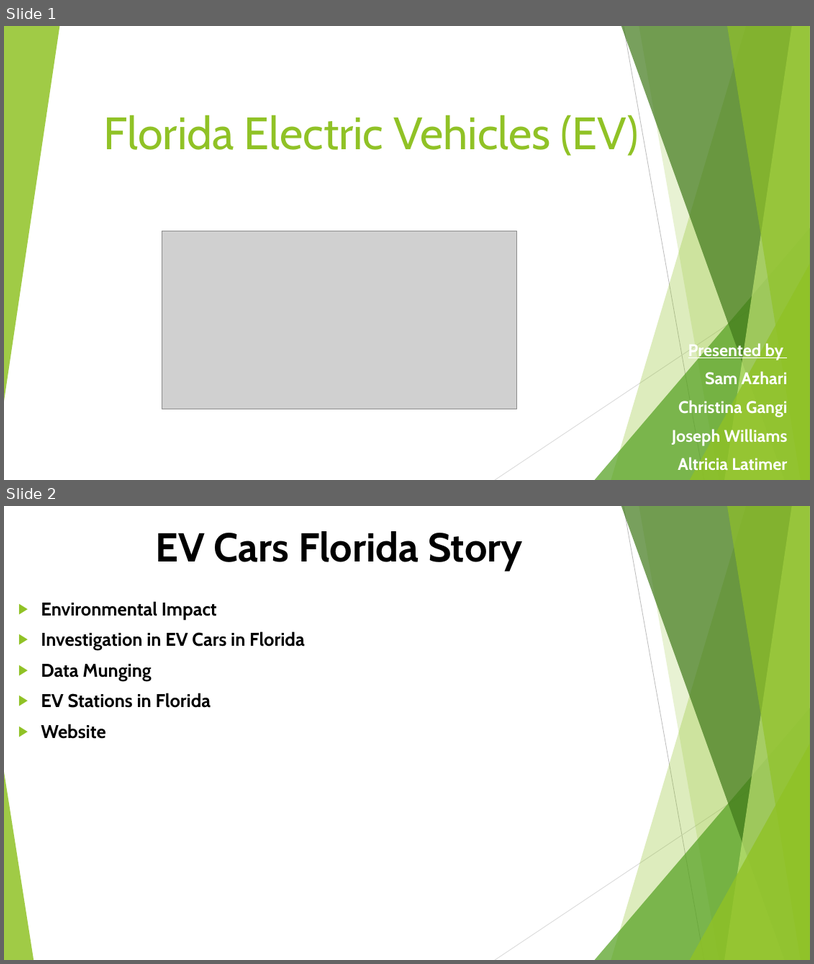
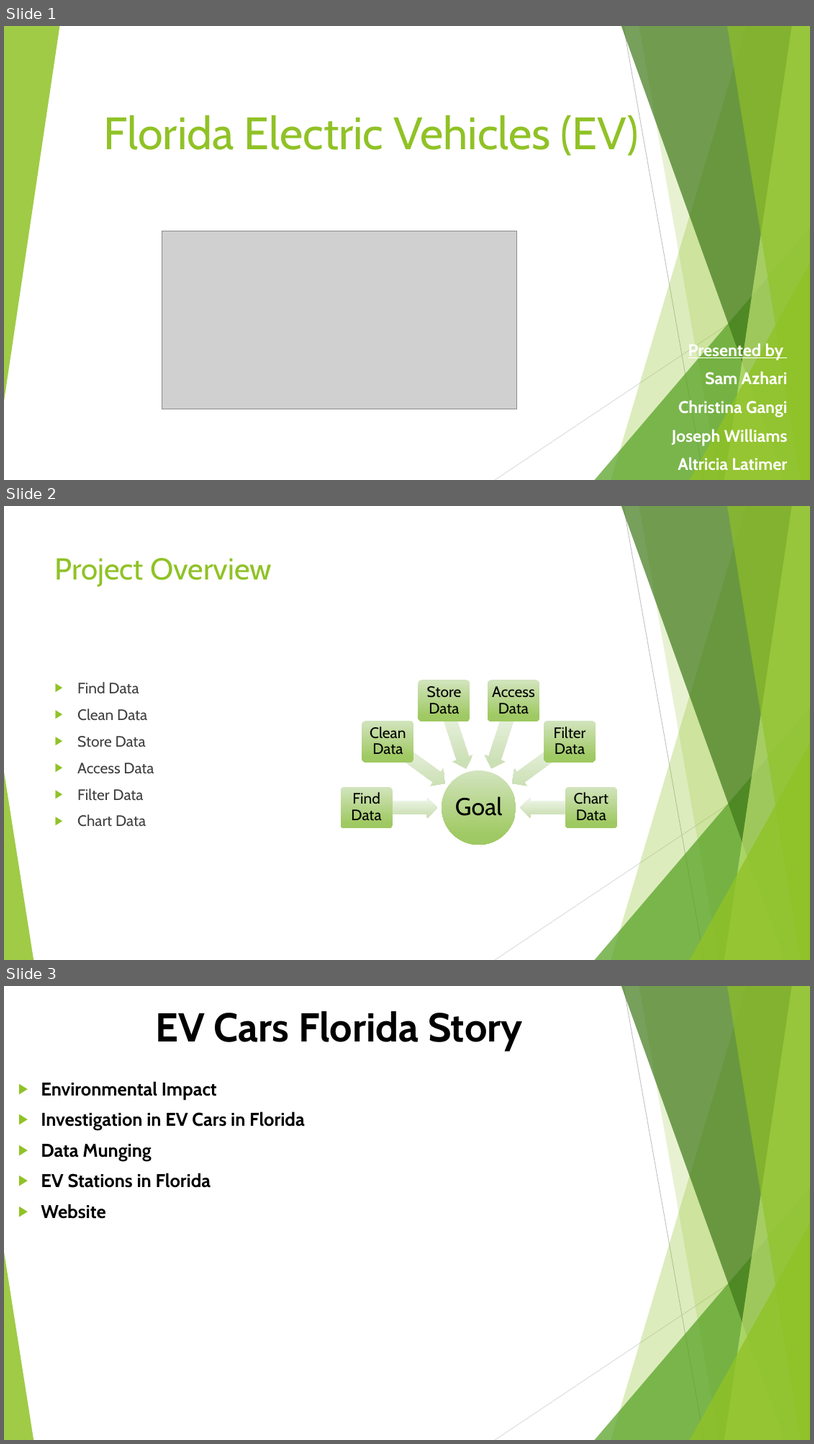
Before and after one commit to Project-JCSA/FL_Electric_Vehicles, a slide deck: Florida_Electric_Vehicles.pptx. Shown one above the other, each under a label of ours: slides 1 and 2 before the commit, slides 1, 2 and 3 after it. The pictures are 814x964 and 814x1444 pixels, drawn with LibreOffice and Linux fonts; fonts in the diff are those of the drawing; grey boxes stand for pictures; background and template pictures are left out. Boxes give left, top, right and bottom in pixels: in the first picture for what was removed or moved away, otherwise in the second. Text is boxed around its words. In the diff, an @@ line names an element or a change of style, - is before the commit and + after.

```diff
--- a/Florida_Electric_Vehicles.pptx
+++ b/Florida_Electric_Vehicles.pptx
@@ slide 2 added at (4, 506, 810, 960), background #FFFFFF; not listed: 10 template elements that a slide beside it also shows @@
@@ title added at (55, 558, 272, 587), 36 pt, text #90C226 @@
+Project Overview
@@ text added at (77, 682, 154, 826), 18 pt, text #404040 @@
+▶ Find Data
+▶ Clean Data
+▶ Store Data
+▶ Access Data
+▶ Filter Data
+▶ Chart Data
@@ group added at (341, 680, 617, 845): 7 texts, 6 left arrows, 6 rounded rectangles, 1 ellipse @@
+Goal
+Find Data
+Clean Data
+Store Data
+Access Data
+Filter Data
+Chart Data
@@ what was slide 2 is now slide 3 @@
```
Also in this commit, not shown: 6 other slides added, 4 slides removed.
